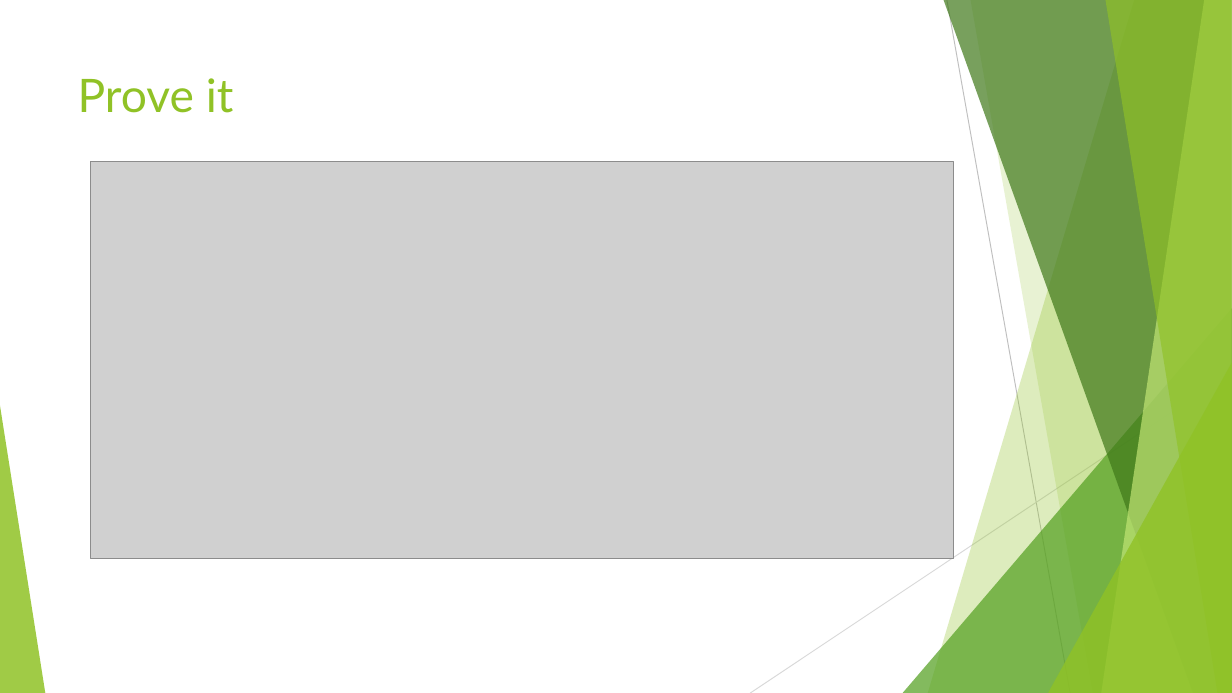
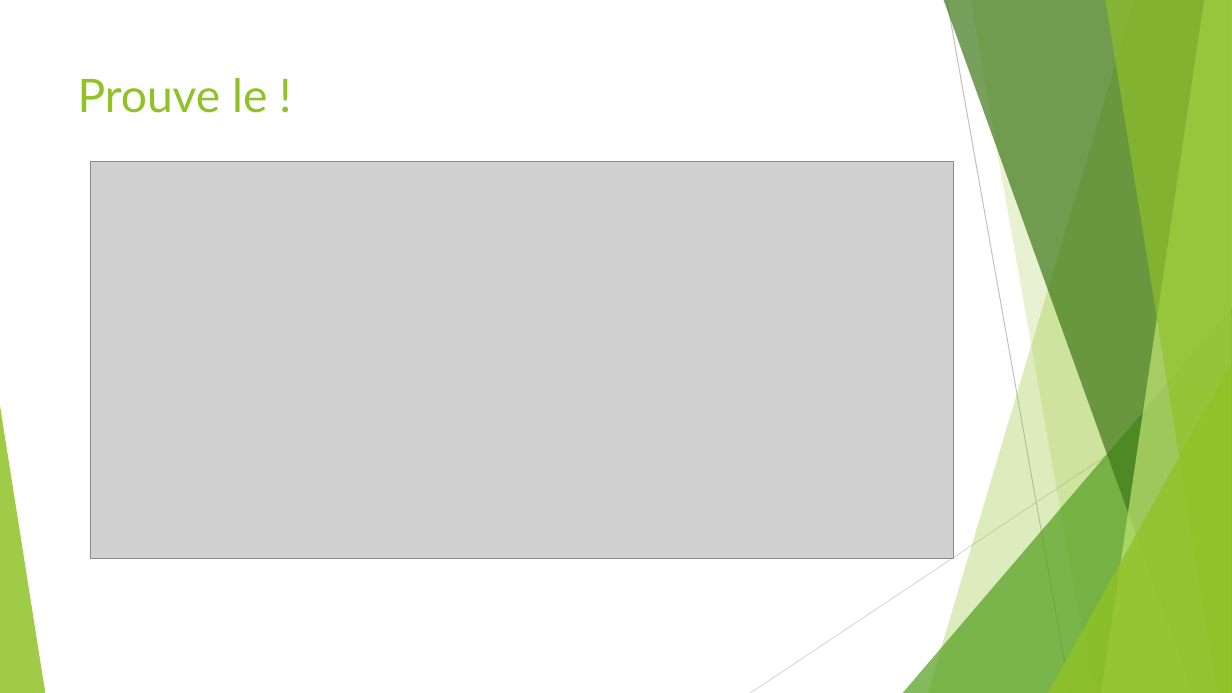
Before and after one commit to worming004/OOPAndGo, a slide deck: slide 10 of PPT/OOPAndGo.pptx. Drawn at 1232x693 pixels with LibreOffice and Linux fonts; fonts in the diff are those of the drawing; grey boxes stand for pictures. Boxes give left, top, right and bottom in pixels: in the first picture for what was removed or moved away, otherwise in the second. Text is boxed around its words. In the diff, an @@ line names an element or a change of style, - is before the commit and + after.

```diff
--- a/PPT/OOPAndGo.pptx
+++ b/PPT/OOPAndGo.pptx
@@ title at (x1=78, y1=78, x2=267, y2=113): text changed @@
-Prove it
+Prouve le !
```
Also in this commit, not shown: 9 other slides changed, 1 slide added, 1 slide removed, 1 other file.
